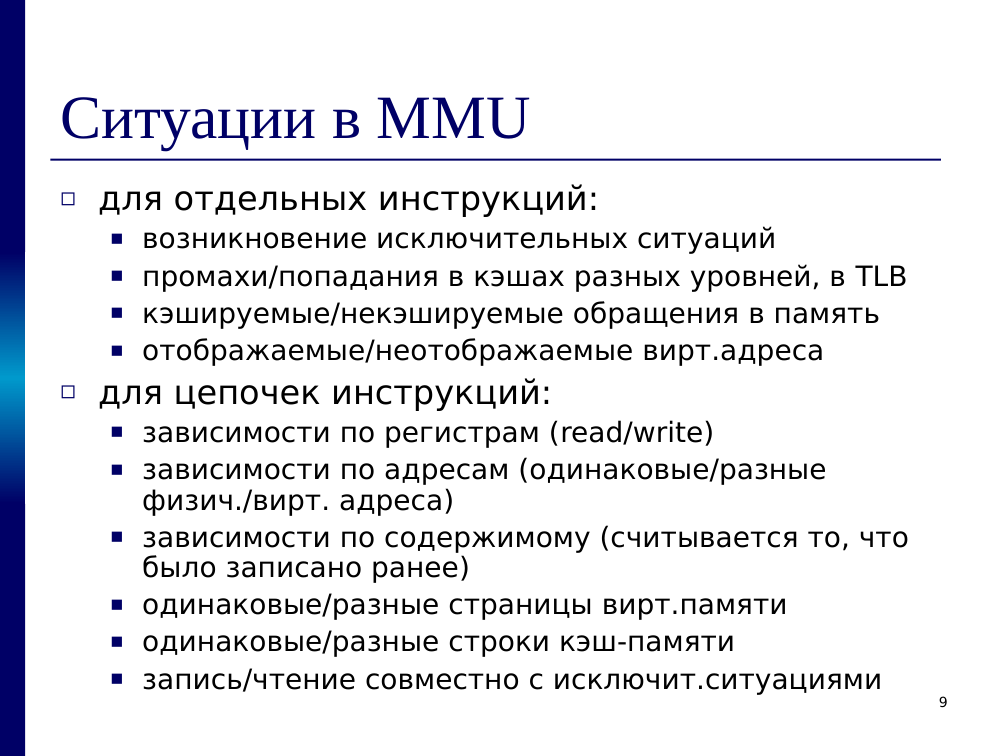
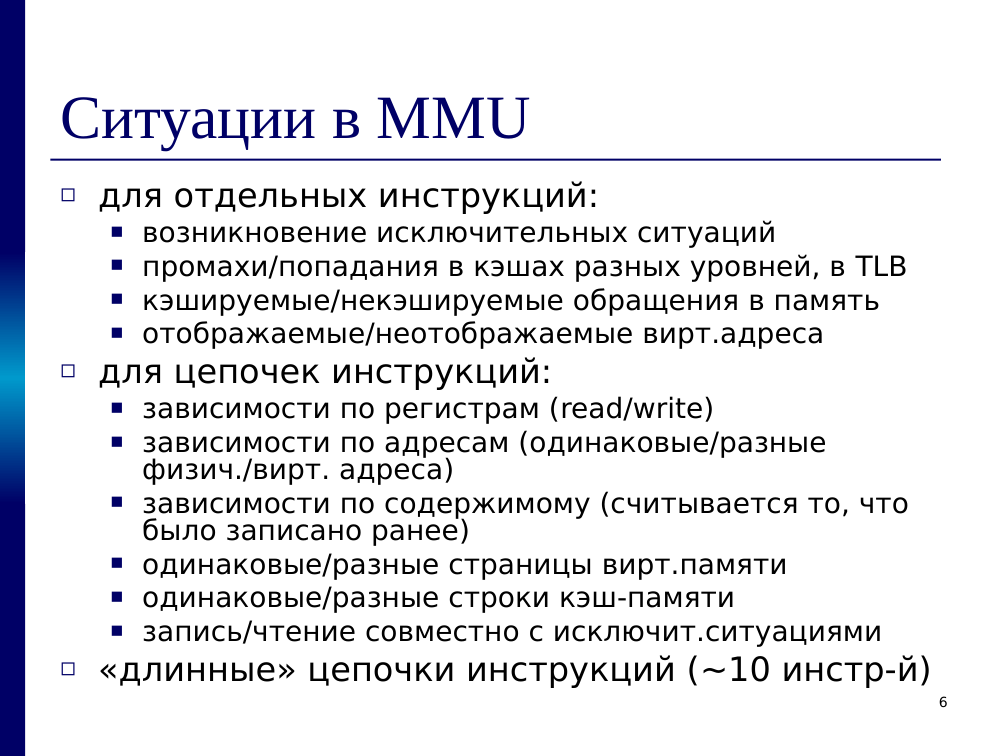
Before and after one commit to kornevgen/tesla-project, a slide deck: slide 6 of papers/THESIS/talks/pred/prethesis9.ppt (slide 9 before the commit). Drawn at 1008x756 pixels with LibreOffice and Linux fonts; fonts in the diff are those of the drawing. Boxes give left, top, right and bottom in pixels: in the first picture for what was removed or moved away, otherwise in the second. Text is boxed around its words. In the diff, an @@ line names an element or a change of style, - is before the commit and + after.

```diff
--- a/papers/THESIS/talks/pred/prethesis9.ppt
+++ b/papers/THESIS/talks/pred/prethesis9.ppt
@@ text at <box>98,181,909,647</box>: line spacing 0.9 to 0.8 @@
@@ text at <box>98,655,932,688</box>: paragraph added @@
+◻ «длинные» цепочки инструкций (~10 инстр-й)
@@ page number at <box>939,696,948,708</box>: text changed @@
-9
+6
```
Also in this commit, not shown: 6 other slides changed, 9 slides added, 18 slides removed.
